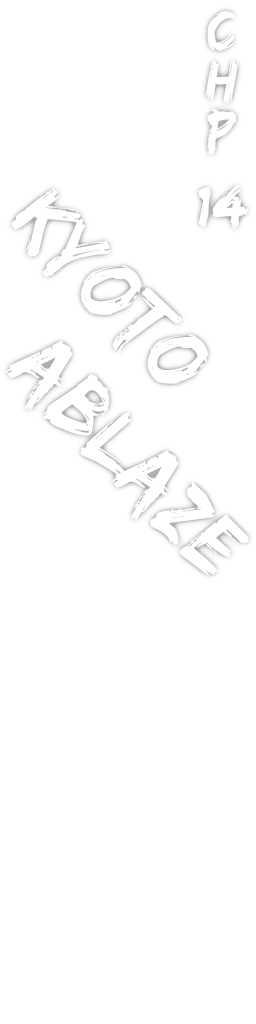
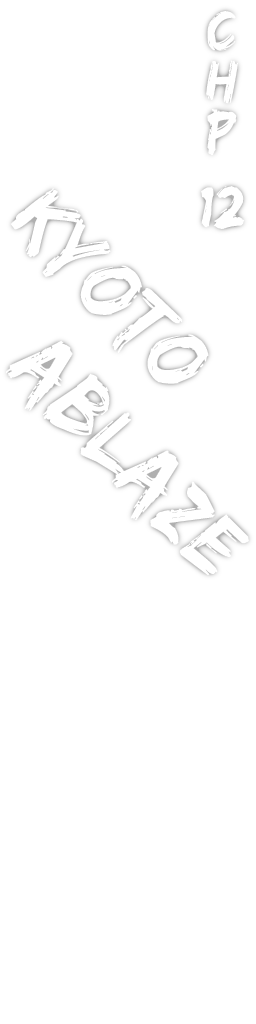
Two versions of the same layered image (w=256, h=1024). Layer-by-layer changes:
renamed "C H P 14" to "C H P 12", painted on it over 198, 182, 248, 230